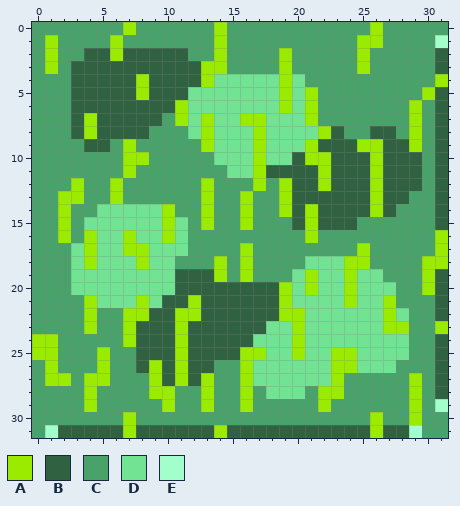
A pixel-art sprite gets an edit: assets/tile_grass.png. This is how it looked before the edit.
The file is 32x32 pixels. Colours within 5 levels of each other are drawn and written as one.
Palette (. is transparent): A #9aeb00  B #306141  C #49a269  D #71e392  E #a2ffcb
New version:
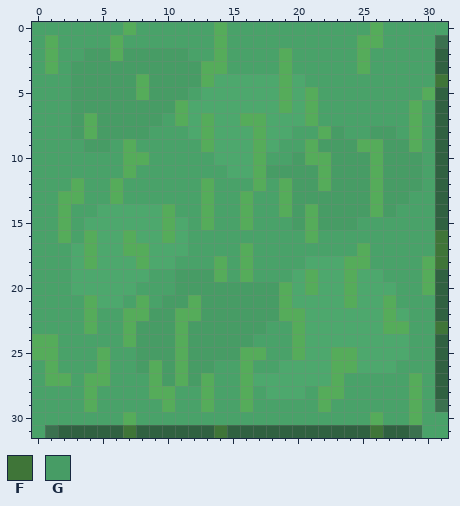
Colours new in this view: F #3f7538  G #479c65
The exact change:
@@ palette @@
-A #9aeb00
+A #55ac5a
-D #71e392
+D #4da86d
-E #a2ffcb
+E #3b714f
@@ x 0..31 @@
  1 CACCCCACCCCCCCACCCCCCCCCCAACCCCE
- 2 CACCBBABBBBBCCACCCCACCCCCACCCCCB
- 3 CACBBBBBBBBBBAACCCCACCCCCACCCCCB
- 4 CCCBBBBBABBBBADDDDDADCCCCCCCCCCA
- 5 CCCBBBBBABBBDDDDDDDADACCCCCCCCAB
- 6 CCCBBBBBBBBADDDDDDDADACCCCCCCACB
- 7 CCCBABBBBBCADADDAADDDACCCCCCCACB
- 8 CCCBABBBBCCCDADDDADDDDABCCBBCACB
- 9 CCCCBBCACCCCCADDDADDDABBBAABBACB
-10 CCCCCCCAACCCCCDDDADDBAABBBABBBCB
-11 CCCCCCCACCCCCCCDDABBBBABBBABBBCB
-12 CCCACCACCCCCCACCCACABBABBBABBBCB
-13 CCAACCACCCCCCACCACCABBBBBBABBCCB
-14 CCACCDDDDDACCACCACCABABBBBABCCCB
-15 CCACDDDDDDADCACCACCCBABBBCCCCCCB
-16 CCACADDADDADCCCCCCCCCACCCCCCCCCA
-17 CCCDADDAADDDCCCCACCCCCCCCACCCCCA
-18 CCCDADDDADDCCCACACCCCDDDAACCCCAA
-19 CCCDDDDDDDDBBBACACCCDADDADDCCCAB
-20 CCCDDDDDDDDBBBBBBBBADADDADDDCCAB
-21 CCCCADDDADBBABBBBBBADDDDADDACCCB
-22 CCCCACCAABBAABBBBBBAADDDDDDADCCB
-23 CCCCACCABBBABBBBBBDDADDDDDDAACCA
-24 AACCCCCABBBABBBBBDDDADDDDDDDDCCB
-25 AACCCACCBBBABBBBAADDADDAADDDDCCB
-26 CACCCACCBABABBCCADDDDDDAADDDCCCB
-27 CAACAACCCABABACCADDDDDDACCCCCACB
+ 2 CACCGGAGGGGGCCACCCCACCCCCACCCCCB
+ 3 CACGGGGGGGGGGAACCCCACCCCCACCCCCB
+ 4 CCCGGGGGAGGGGADDDDDADCCCCCCCCCCF
+ 5 CCCGGGGGAGGGCDDDDDDADACCCCCCCCAB
+ 6 CCCGGGGGGGGADDDDDDDADACCCCCCCACB
+ 7 CCCGAGGGGGCADADDAADDDACCCCCCCACB
+ 8 CCCGAGGGGCCCDADDDADDCCAGCCGGCACB
+ 9 CCCCGGCACCCCCADDDADCCAGGGAAGGACB
+10 CCCCCCCAACCCCCDDDACCGAAGGGAGGGCB
+11 CCCCCCCACCCCCCCDDAGGGGAGGGAGGGCB
+12 CCCACCACCCCCCACCCACAGGAGGGAGGGCB
+13 CCAACCACCCCCCACCACCAGGGGGGAGGCCB
+14 CCACCDDDDDACCACCACCAGAGGGGAGCCCB
+15 CCACDDDDDDADCACCACCCGAGGGCCCCCCB
+16 CCACADDADDADCCCCCCCCCACCCCCCCCCF
+17 CCCDADDAADDDCCCCACCCCCCCCACCCCCF
+18 CCCDADDDADDCCCACACCCCDDDAACCCCAF
+19 CCCDDDDDDCCGGGACACCCDADDADDCCCAB
+20 CCCDDDDDCCCGGGGGGGGADADDADDDCCAB
+21 CCCCADDCACGGAGGGGGGADDDDADDACCCB
+22 CCCCACCAAGGAAGGGGGGAADDDDDDADCCB
+23 CCCCACCAGGGAGGGGGGCCADDDDDDAACCF
+24 AACCCCCAGGGAGGGGGCCCADDDDDDDDCCB
+25 AACCCACCGGGAGGGGAACCADDAADDDDCCB
+26 CACCCACCGAGAGGCCACCDDDDAADDDCCCB
+27 CAACAACCCAGAGACCADDDDDDACCCCCACB
 28 CCCCACCCCAACCACCACDDDCAACCCCCACB
@@ x 0..31 @@
 30 CCCCCCCACCCCCCCCCCCCCCCCCCACCACC
-31 CEBBBBBABBBBBBABBBBBBBBBBBABBECC
+31 CEBBBBBFBBBBBBFBBBBBBBBBBBFBBECC
Boxes around the changes in both pictures, in picture pixels (x1, y1, x2, y2):
changed: (32, 22, 448, 438)
